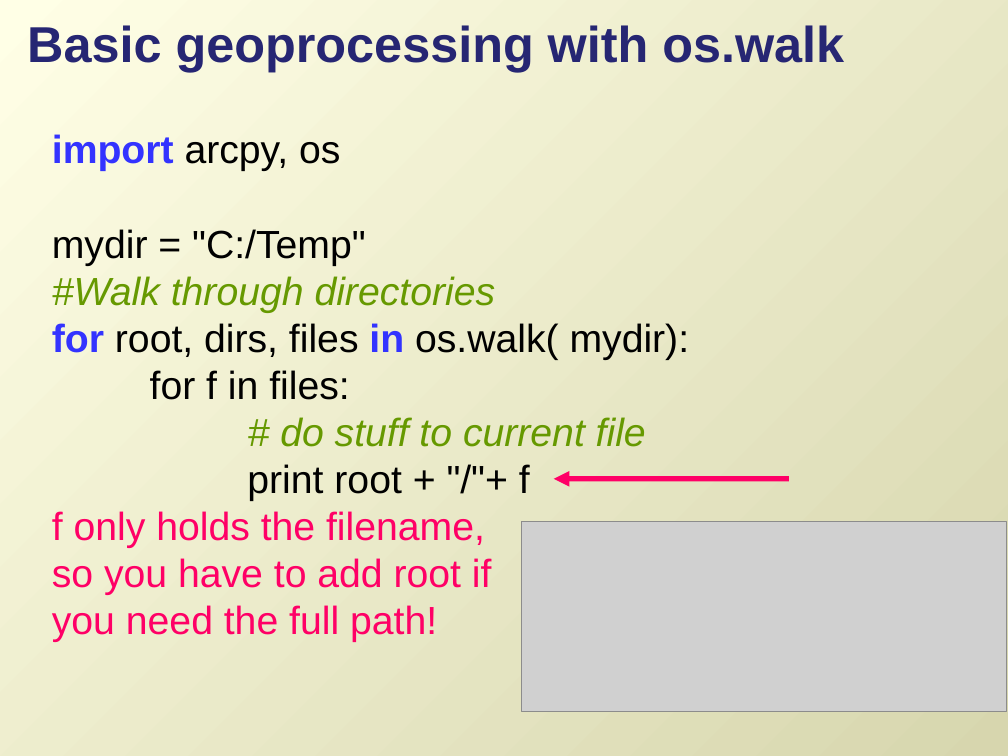
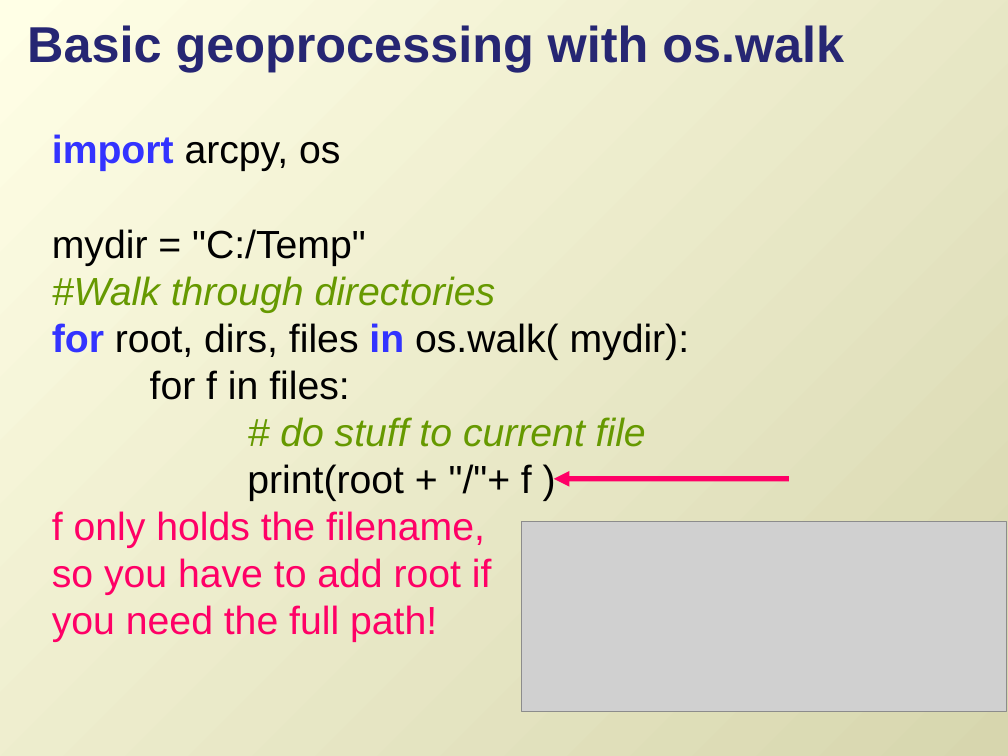
Before and after one commit to lgtateos/gis540, a slide deck: slide 19 of slides/looping2.pptx. Drawn at 1008x756 pixels with LibreOffice and Linux fonts; fonts in the diff are those of the drawing; grey boxes stand for pictures. Boxes give left, top, right and bottom in pixels: in the first picture for what was removed or moved away, otherwise in the second. Text is boxed around its words. In the diff, an @@ line names an element or a change of style, - is before the commit and + after.

```diff
--- a/slides/looping2.pptx
+++ b/slides/looping2.pptx
@@ text at (52,134,690,501): text changed @@
-import arcpy, os
-mydir = "C:/Temp"
-#Walk through directories
-for root, dirs, files in os.walk( mydir):
-for f in files:
-# do stuff to current file
-print root + "/"+ f
+import arcpy, os
+mydir = "C:/Temp"
+#Walk through directories
+for root, dirs, files in os.walk( mydir):
+for f in files:
+# do stuff to current file
+print(root + "/"+ f )
```
Also in this commit, not shown: 12 other slides changed.
